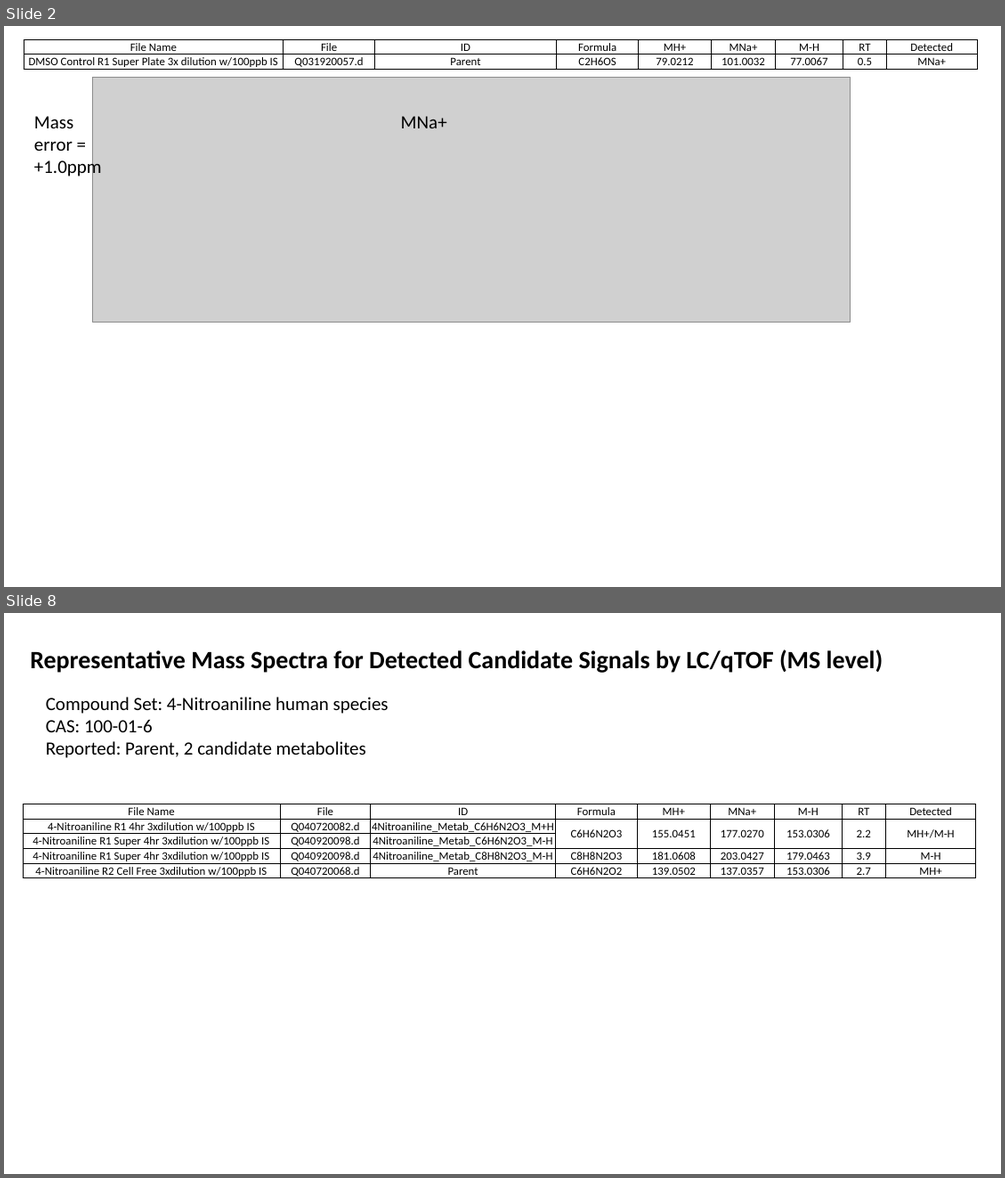
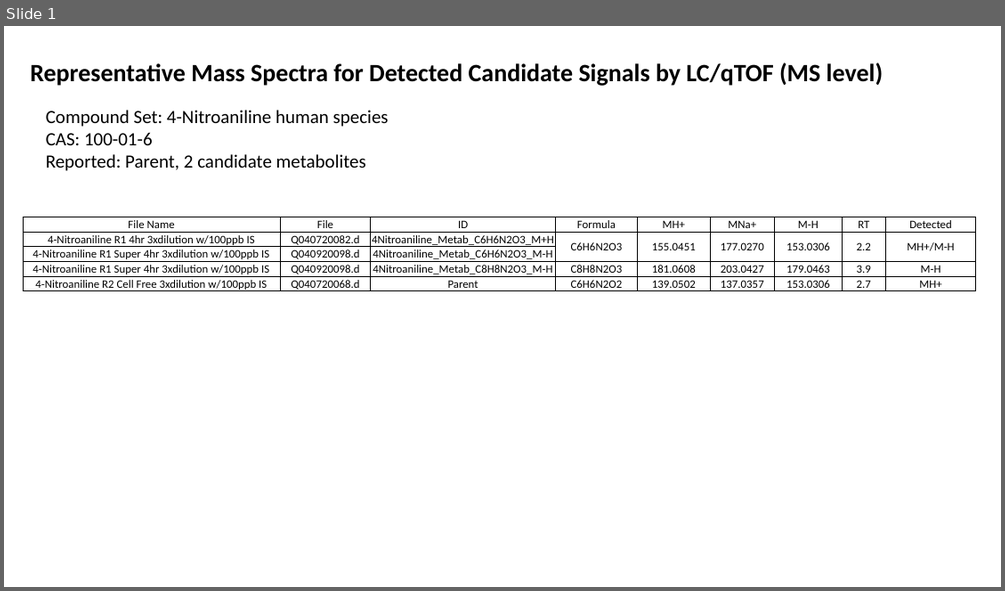
Before and after one commit to USEPA/CompTox-ExpoCast-SSAMetabolism, a slide deck: Data/Hepatocyte_Mass_Spectra_LC.pptx. Shown one above the other, each under a label of ours: slides 2 and 8 before the commit, slide 1 after it; the slides between them are not shown. The pictures are 1005x1178 and 1005x591 pixels, drawn with LibreOffice and Linux fonts; fonts in the diff are those of the drawing; grey boxes stand for pictures. Boxes give left, top, right and bottom in pixels: in the first picture for what was removed or moved away, otherwise in the second. Text is boxed around its words. In the diff, an @@ line names an element or a change of style, - is before the commit and + after.

```diff
--- a/Data/Hepatocyte_Mass_Spectra_LC.pptx
+++ b/Data/Hepatocyte_Mass_Spectra_LC.pptx
@@ slide 2 removed at box(4, 26, 1001, 587), background #FFFFFF @@
@@ table removed at box(24, 39, 976, 73), 2 rows, 9 columns @@
-File Name | File | ID | Formula | MH+ | MNa+ | M-H | RT | Detected
-DMSO Control R1 Super Plate 3x dilution w/100ppb IS | Q031920057.d | Parent | C2H6OS | 79.0212 | 101.0032 | 77.0067 | 0.5 | MNa+
@@ picture removed at box(92, 77, 850, 322) @@
@@ text removed at box(34, 116, 102, 179) @@
-Mass error = +1.0ppm
@@ text removed at box(401, 116, 447, 128) @@
-MNa+
@@ what was slide 8 is now slide 1 @@
```
Also in this commit, not shown: 6 other slides removed.
